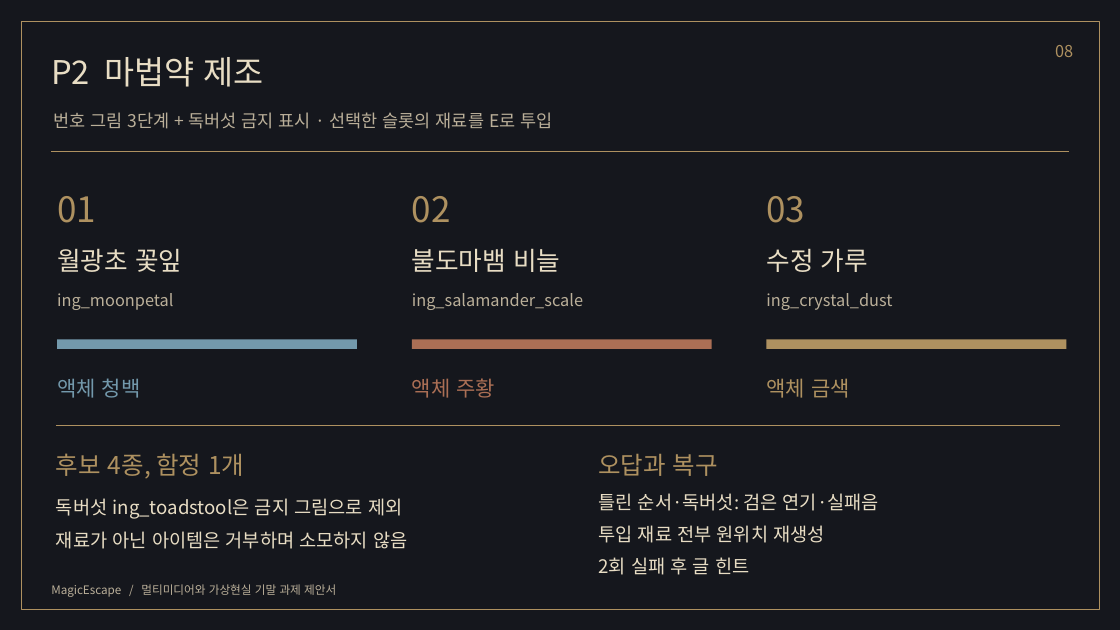
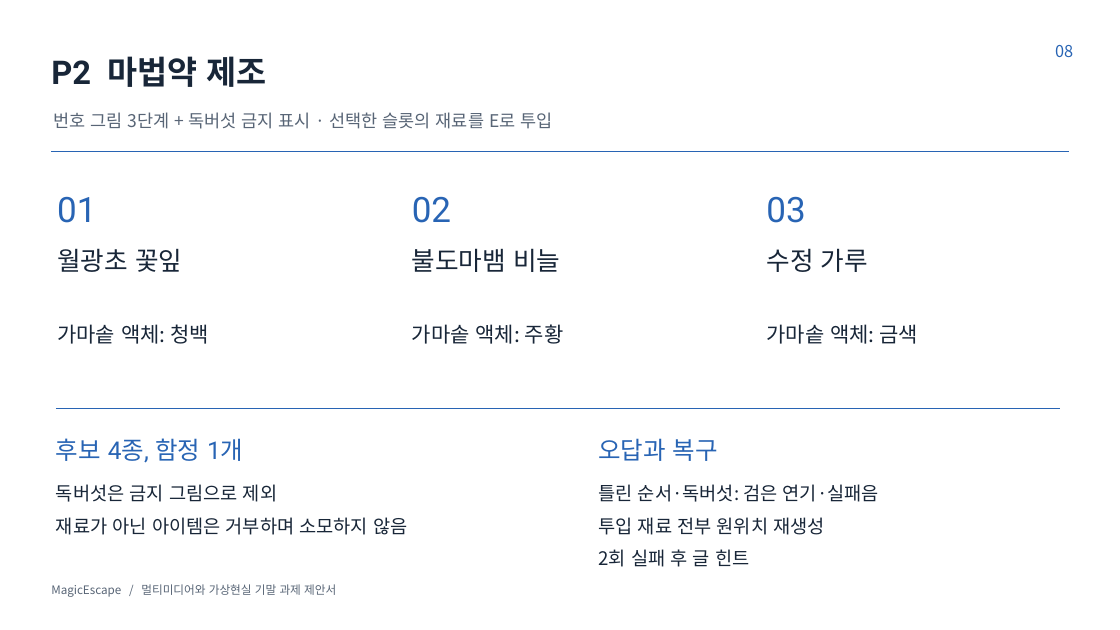
Before and after one commit to NoNamad5196/MagicEscape, a slide deck: slide 8 of presentation/proposal/MagicEscape_제안서.pptx. Drawn at 1120x630 pixels with LibreOffice and Linux fonts; fonts in the diff are those of the drawing. Boxes give left, top, right and bottom in pixels: in the first picture for what was removed or moved away, otherwise in the second. Text is boxed around its words. In the diff, an @@ line names an element or a change of style, - is before the commit and + after.

```diff
--- a/presentation/proposal/MagicEscape_제안서.pptx
+++ b/presentation/proposal/MagicEscape_제안서.pptx
@@ background #15171D to #FFFFFF @@
@@ rectangle removed at (x1=21, y1=21, x2=1099, y2=609) @@
@@ text "P2 마법약 제조" at (x1=51, y1=56, x2=266, y2=87): font Noto Sans CJK KR to Roboto, text colour #E8DDC4 to #182638, bold on @@
@@ text "08" at (x1=1055, y1=45, x2=1073, y2=57): text colour #AE9160 to #2864B4 @@
@@ text "번호 그림 3단계 + 독버섯 ..." at (x1=54, y1=112, x2=552, y2=129): text colour #BAAF99 to #586576 @@
@@ line (51, 152) - (1069, 152): stroke #AE9160 0.6 pt to #2864B4 0.6 pt @@
@@ font Noto Sans CJK KR to Roboto, text colour #E8DDC4 to #182638 in 3 elements at (x1=57, y1=248, x2=182, y2=272), (x1=412, y1=248, x2=560, y2=272), (x1=767, y1=248, x2=868, y2=272) @@
@@ text removed at (x1=57, y1=293, x2=173, y2=310) @@
-ing_moonpetal
@@ text removed at (x1=412, y1=293, x2=583, y2=310) @@
-ing_salamander_scale
@@ text removed at (x1=766, y1=293, x2=892, y2=310) @@
-ing_crystal_dust
@@ text at (x1=57, y1=324, x2=209, y2=344): text changed; text colour #7399AC to #182638 @@
-액체 청백
+가마솥 액체: 청백
@@ text at (x1=412, y1=324, x2=564, y2=344): text changed; text colour #AB6F55 to #182638 @@
-액체 주황
+가마솥 액체: 주황
@@ text at (x1=767, y1=324, x2=919, y2=344): text changed; text colour #AE9160 to #182638 @@
-액체 금색
+가마솥 액체: 금색
@@ rectangle removed at (x1=57, y1=339, x2=357, y2=349) @@
@@ rectangle removed at (x1=412, y1=339, x2=712, y2=349) @@
@@ rectangle removed at (x1=766, y1=339, x2=1066, y2=349) @@
@@ line moved from (56, 426) - (1060, 426) to (56, 408) - (1060, 408) @@
@@ line (56, 408) - (1060, 408): stroke #AE9160 0.6 pt to #2864B4 0.6 pt @@
@@ font Noto Sans CJK KR to Roboto, text colour #AE9160 to #2864B4 in 5 elements at (x1=57, y1=196, x2=96, y2=223), (x1=412, y1=196, x2=451, y2=223), (x1=766, y1=196, x2=805, y2=223), (x1=56, y1=438, x2=243, y2=463), (x1=598, y1=438, x2=718, y2=461) @@
@@ 3 texts moved together from (x1=56, y1=453, x2=718, y2=549) to (x1=56, y1=438, x2=718, y2=535) @@
@@ text "틀린 순서·독버섯: 검은 연기·실패음" moved from (x1=598, y1=493, x2=879, y2=575) to (x1=598, y1=484, x2=879, y2=567) @@
@@ text "틀린 순서·독버섯: 검은 연기·실패음" at (x1=598, y1=484, x2=879, y2=567): text colour #E8DDC4 to #182638 @@
@@ text at (x1=56, y1=484, x2=277, y2=502): text changed; text colour #E8DDC4 to #182638 @@
-독버섯 ing_toadstool은 금지 그림으로 제외
+독버섯은 금지 그림으로 제외
@@ text at (x1=56, y1=517, x2=407, y2=535): text colour #E8DDC4 to #182638 in "재료가 아닌 아이템은 거부하며 소모하지 않음" @@
@@ text "MagicEscape / 멀티미디어와 가상현실 기말 ..." at (x1=51, y1=584, x2=336, y2=597): text colour #BAAF99 to #586576 @@
```
Also in this commit, not shown: 10 other slides changed, 1 slide added, 1 slide removed, 18 other files.
